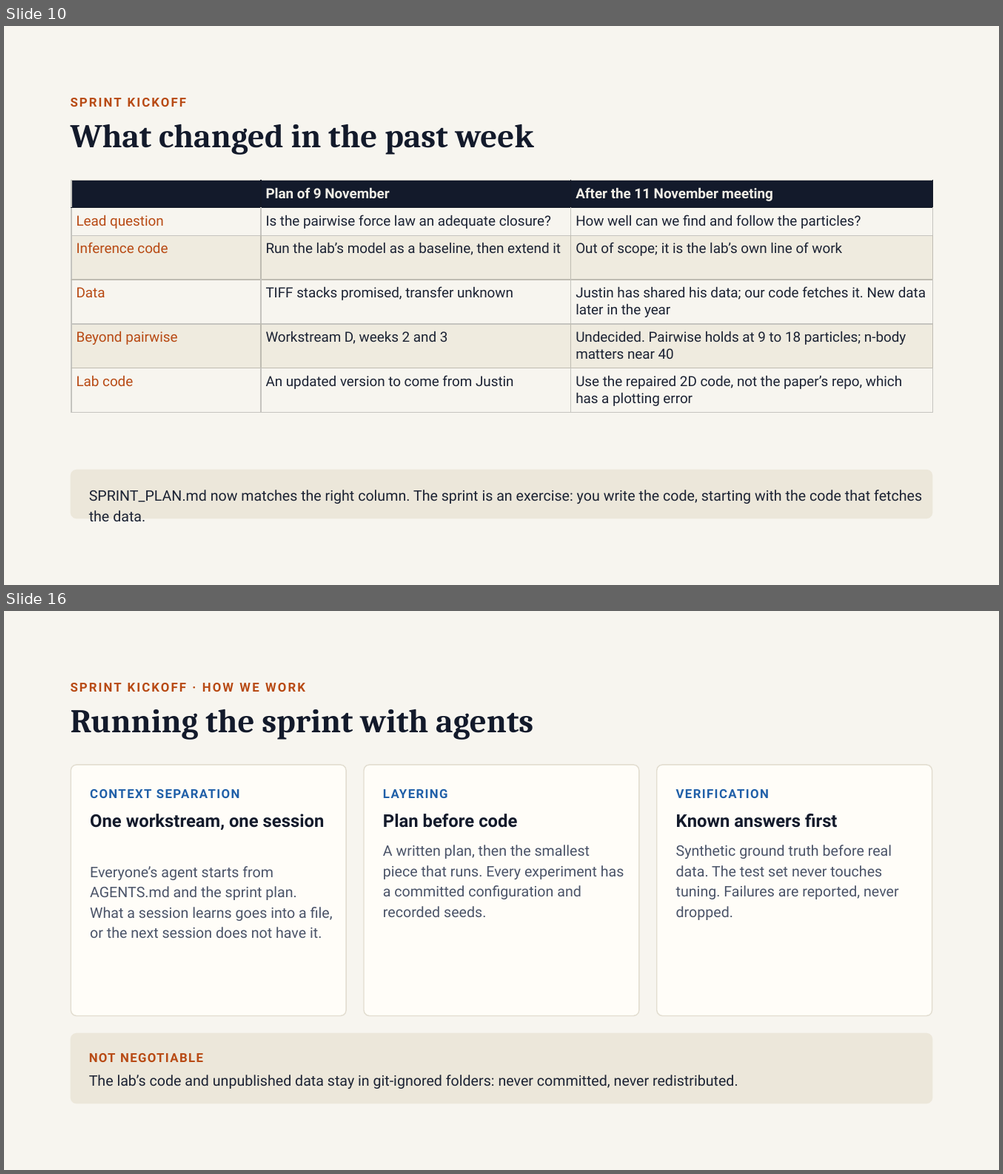
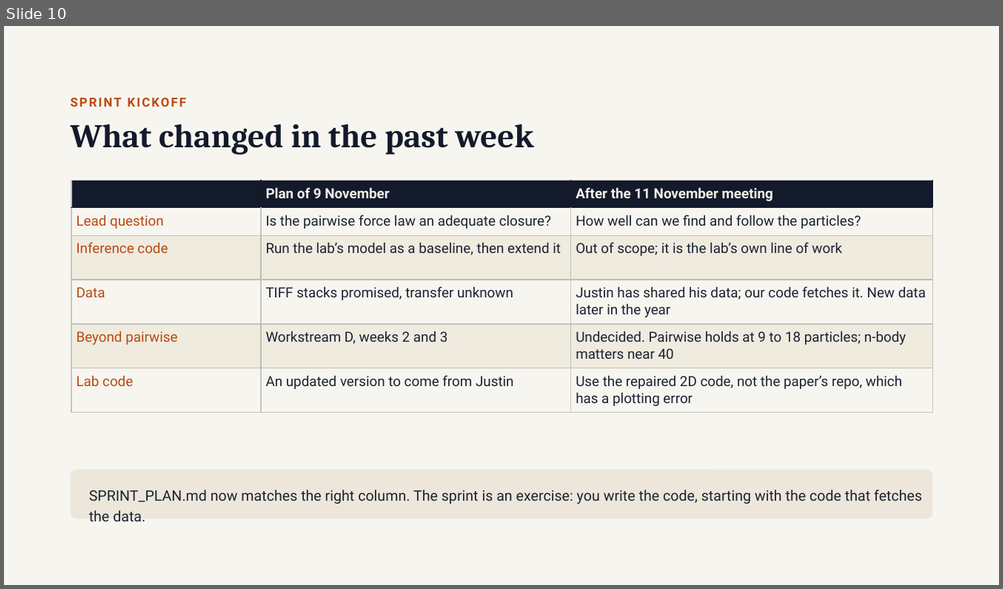
Before and after one commit to annacgilbert/TEMPEST-model-bake-off, a slide deck: shared/presentations/AI_agent_tutorial.pptx. Shown one above the other, each under a label of ours: slides 10 and 16 before the commit, slide 10 after it; the slides between them are not shown. The pictures are 1003x1174 and 1003x589 pixels, drawn with LibreOffice and Linux fonts; fonts in the diff are those of the drawing. Boxes give left, top, right and bottom in pixels: in the first picture for what was removed or moved away, otherwise in the second. Text is boxed around its words. In the diff, an @@ line names an element or a change of style, - is before the commit and + after.

```diff
--- a/shared/presentations/AI_agent_tutorial.pptx
+++ b/shared/presentations/AI_agent_tutorial.pptx
@@ slide 16 removed at [4, 611, 999, 1170], background #F7F5EF @@
@@ text removed at [71, 683, 305, 692] @@
-SPRINT KICKOFF · HOW WE WORK
@@ title removed at [71, 709, 533, 740] @@
-Running the sprint with agents
@@ rounded rectangle removed at [71, 765, 347, 1016] @@
@@ rounded rectangle removed at [364, 765, 639, 1016] @@
@@ rounded rectangle removed at [657, 765, 932, 1016] @@
@@ text removed at [90, 789, 240, 798] @@
-CONTEXT SEPARATION
@@ text removed at [383, 789, 448, 798] @@
-LAYERING
@@ text removed at [676, 789, 768, 798] @@
-VERIFICATION
@@ text removed at [90, 814, 324, 830] @@
-One workstream, one session
@@ text removed at [383, 814, 517, 828] @@
-Plan before code
@@ text removed at [676, 814, 836, 828] @@
-Known answers first
@@ text removed at [383, 845, 624, 917] @@
-A written plan, then the smallest piece that runs. Every experiment has a committed configuration and recorded seeds.
@@ text removed at [676, 845, 899, 920] @@
-Synthetic ground truth before real data. The test set never touches tuning. Failures are reported, never dropped.
@@ text removed at [90, 866, 333, 938] @@
-Everyone’s agent starts from AGENTS.md and the sprint plan. What a session learns goes into a file, or the next session does not have it.
@@ rounded rectangle removed at [71, 1034, 933, 1104] @@
@@ text removed at [89, 1054, 203, 1062] @@
-NOT NEGOTIABLE
@@ text removed at [89, 1075, 738, 1089] @@
-The lab’s code and unpublished data stay in git-ignored folders: never committed, never redistributed.
```
Also in this commit, not shown: 8 other slides removed, 1 other file.
